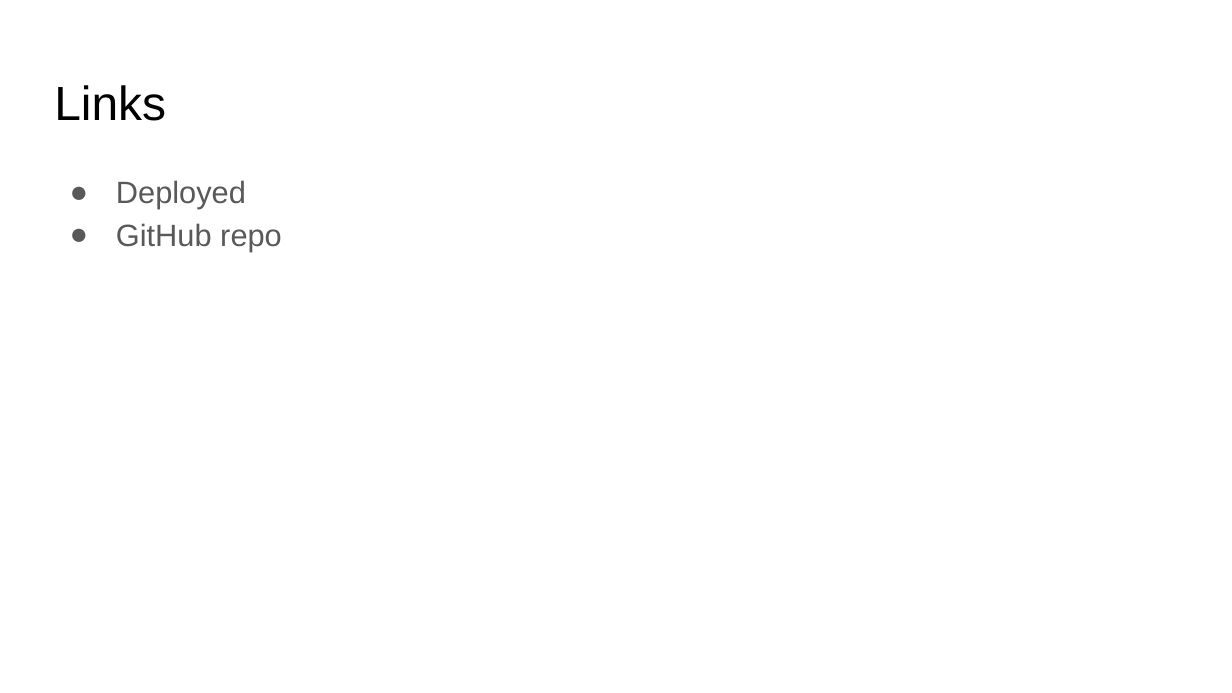
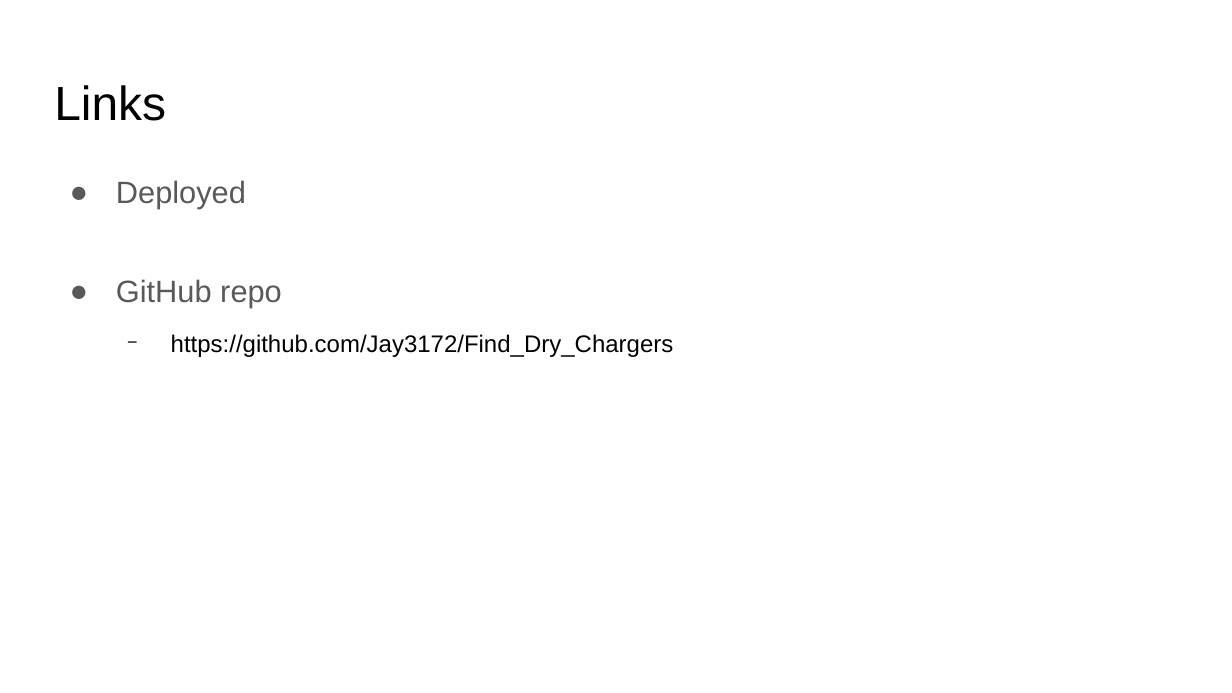
Before and after one commit to Jay3172/Find_Dry_Chargers, a slide deck: slide 8 of documents/draft_presentation.odp (slide 7 before the commit). Drawn at 1232x693 pixels with LibreOffice and Linux fonts; fonts in the diff are those of the drawing. Boxes give left, top, right and bottom in pixels: in the first picture for what was removed or moved away, otherwise in the second. Text is boxed around its words. In the diff, an @@ line names an element or a change of style, - is before the commit and + after.

```diff
--- a/documents/draft_presentation.odp
+++ b/documents/draft_presentation.odp
@@ text at bbox=[171, 334, 674, 357]: paragraph added @@
+  − https://github.com/Jay3172/Find_Dry_Chargers
```
Also in this commit, not shown: 4 other slides changed, 3 slides added, 2 slides removed, 2 other files.
